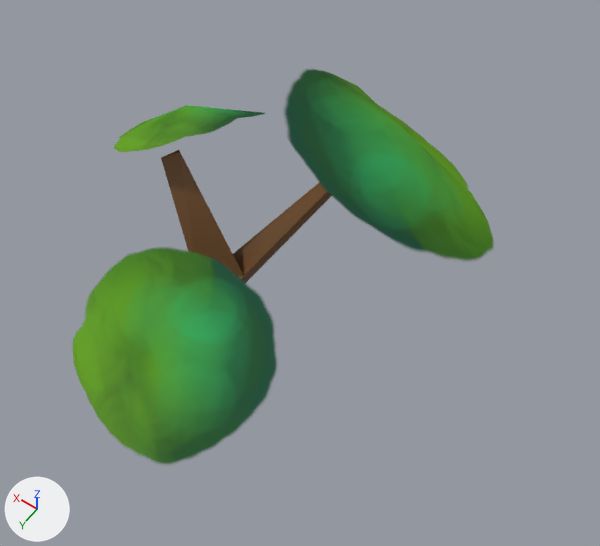
The Blender file HiddenHarmony/Assets/Models/Hub/Fern/flatFernSmall.blend: old version first, new version second.
Both versions are drawn from a 50 mm camera at (-0.22, 0.214, 0.419) aimed at (-0.06, -0.01, 0.066). The axes (+X, +Y, +Z) are drawn at lower left. The lights are the same throughout.
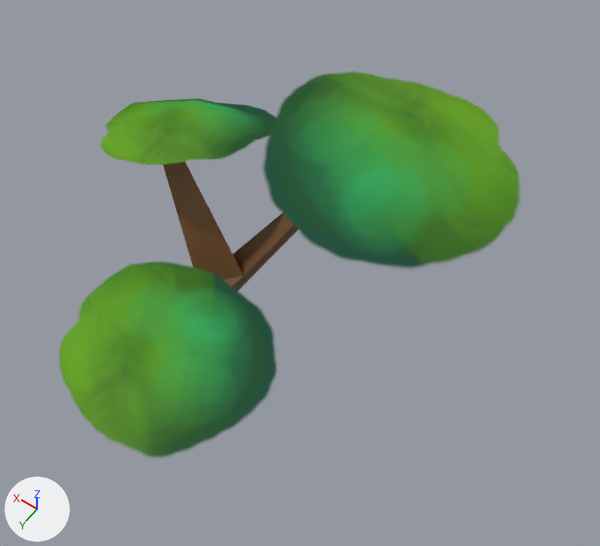
The edits, one by one:
Object 'Plane.002' (ob_plane_002) turns from (18, 11, 315) to (-12, -2, 312) degrees about x, y and z.
Object 'Plane.005' (ob_plane_005) moves from (-0.0409, 0.0986, 0.0721) to (-0.0428, 0.0972, 0.0856).
Object 'Plane.005' (ob_plane_005) turns from (5.5, 24, -263) to (4, 0.3, -260) degrees about x, y and z.
Object 'Plane.000' (ob_plane_000) moves from (0.0386, -0.0431, 0.0932) to (0.0358, -0.0431, 0.0928).
Object 'Plane.000' (ob_plane_000) turns from (19, -35, -239) to (8.9, -24, -236) degrees about x, y and z.
Object 'Plane.000' (ob_plane_000) is rescaled from (0.0494, 0.0494, 0.0494) to (0.0586, 0.0586, 0.0586).

Location of each change, [x1, y1, x2, y2] in pixels of the pictures (600 x 546 px):
'Plane.002', turned
    before: [285, 69, 493, 261]
    after: [264, 72, 520, 268]
'Plane.005', moved, turned
    before: [73, 248, 277, 464]
    after: [59, 262, 276, 457]
'Plane.000', moved, turned, rescaled
    before: [114, 105, 264, 152]
    after: [101, 99, 276, 165]
